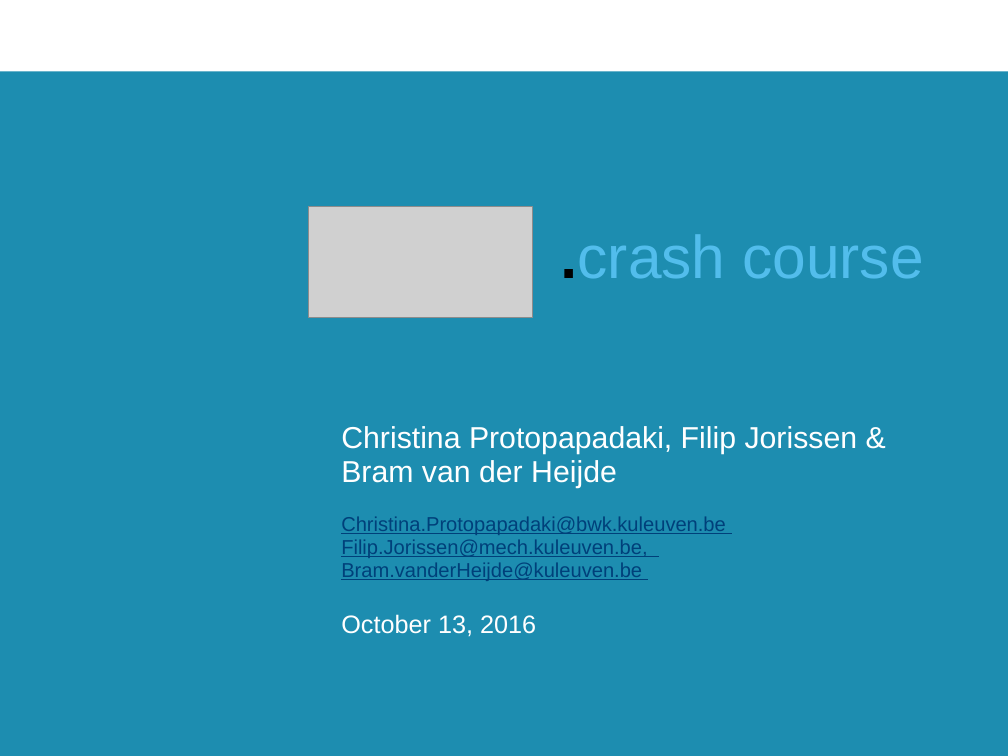
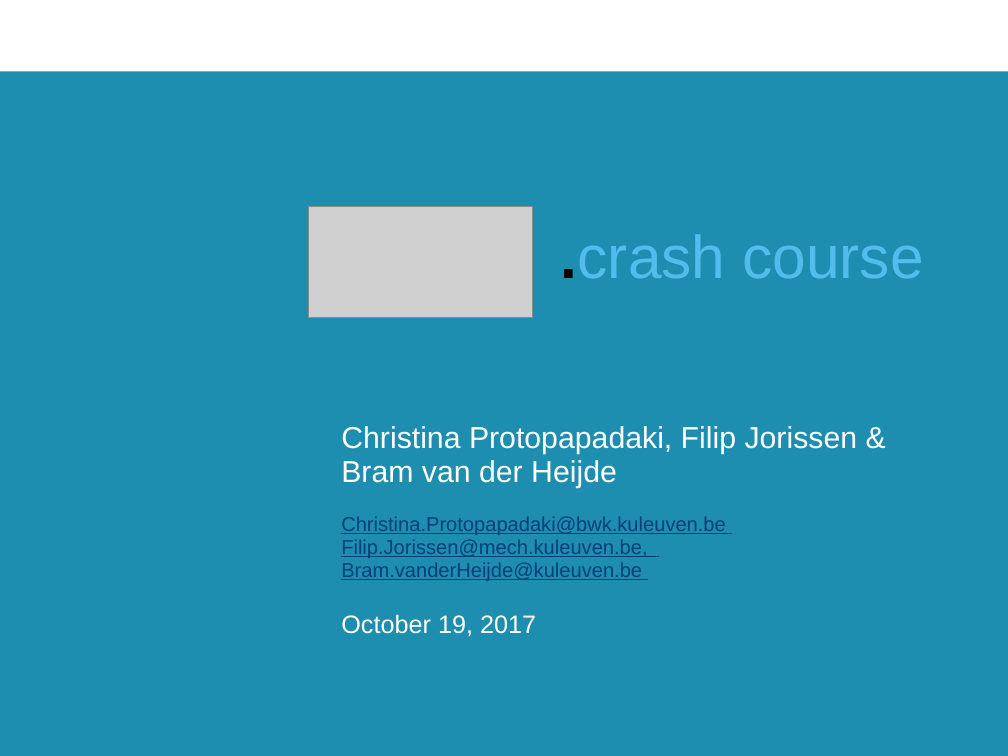
Before and after one commit to aswathnaray/__CrashCourse__, a slide deck: slide 1 of 2017-2018/Presentations/CrashCourse_2016.pptx. Drawn at 1008x756 pixels with LibreOffice and Linux fonts; fonts in the diff are those of the drawing; grey boxes stand for pictures; background and template pictures are left out. Boxes give left, top, right and bottom in pixels: in the first picture for what was removed or moved away, otherwise in the second. Text is boxed around its words. In the diff, an @@ line names an element or a change of style, - is before the commit and + after.

Commit message:
correct date

```diff
--- a/2017-2018/Presentations/CrashCourse_2016.pptx
+++ b/2017-2018/Presentations/CrashCourse_2016.pptx
@@ subtitle at <box>341,614,536,637</box>: text changed @@
-October 13, 2016
+October 19, 2017
```
